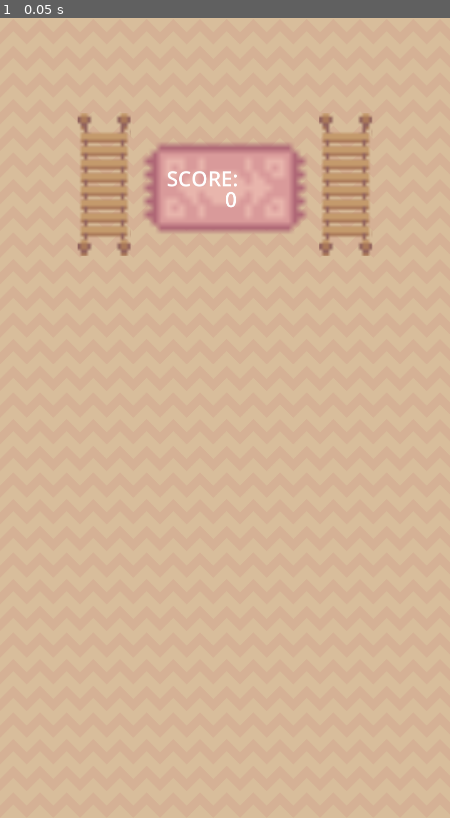
Above: before the commit, frame 1.
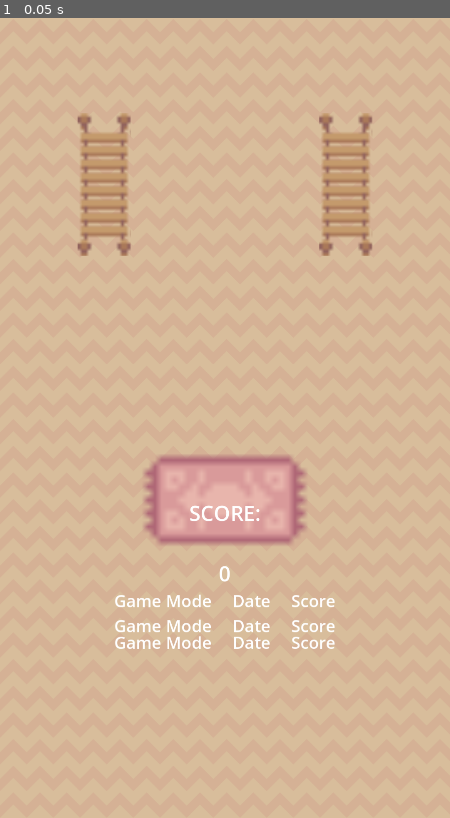
Above: after the commit, the same moment.

Repository: andrewcrisp/shelfsortinggame
Game: Godot game, scene res://scenes/score_report.tscn
Same seed, same stepped clock (60 frames per second), same inputs: the game is played once before the commit and once after it. This scene is started directly instead of the project's main scene.
Inputs:
- Up to frame 1 (0.05 s): no input

The runs differ from the first frame. In frame 1, 5.3% of the frame differs, in the area x 25-75%, y 15-79%.

Commit message:
Mock up a high score board

Diff:
--- /dev/null
+++ b/scenes/high_score_viewer.tscn
@@ -0,0 +1,28 @@
+[gd_scene load_steps=4 format=3 uid="uid://cen6idq2e3365"]
+
+[ext_resource type="Texture2D" uid="uid://dpxdast8erek2" path="res://assets/Brown.png" id="1_a7yt3"]
+[ext_resource type="Script" uid="uid://dy2weaxebyrav" path="res://scripts/high_score_viewer.gd" id="1_t7k5k"]
+[ext_resource type="PackedScene" uid="uid://dseliesn0o4sx" path="res://scenes/scores_list.tscn" id="3_67yak"]
+
+[node name="HighScoreViewer" type="Node2D"]
+script = ExtResource("1_t7k5k")
+
+[node name="Background" type="Sprite2D" parent="."]
+z_index = -1
+position = Vector2(540, 960)
+texture = ExtResource("1_a7yt3")
+region_enabled = true
+region_rect = Rect2(0, 0, 1080, 1920)
+
+[node name="Control" type="Control" parent="."]
+layout_mode = 3
+anchors_preset = 5
+anchor_left = 0.5
+anchor_right = 0.5
+offset_left = 540.0
+offset_top = 200.0
+offset_right = 540.0
+offset_bottom = 200.0
+grow_horizontal = 2
+
+[node name="ScoresList" parent="Control" instance=ExtResource("3_67yak")]
--- /dev/null
+++ b/scenes/score_entry.tscn
@@ -0,0 +1,42 @@
+[gd_scene load_steps=3 format=3 uid="uid://drnh7cm2u64u0"]
+
+[ext_resource type="Script" uid="uid://dwv5xu4c8l5mq" path="res://scripts/score_entry.gd" id="1_n3xs8"]
+
+[sub_resource type="LabelSettings" id="LabelSettings_n3xs8"]
+font_size = 40
+
+[node name="ScoreEntry" type="Control"]
+layout_mode = 3
+anchors_preset = 5
+anchor_left = 0.5
+anchor_right = 0.5
+offset_left = -540.0
+offset_right = -540.0
+grow_horizontal = 2
+script = ExtResource("1_n3xs8")
+
+[node name="HBoxContainer" type="HBoxContainer" parent="."]
+layout_mode = 1
+anchors_preset = 5
+anchor_left = 0.5
+anchor_right = 0.5
+offset_left = -203.0
+offset_right = 203.0
+offset_bottom = 40.0
+grow_horizontal = 2
+theme_override_constants/separation = 50
+
+[node name="GameModeLabel" type="Label" parent="HBoxContainer"]
+layout_mode = 2
+text = "Game Mode"
+label_settings = SubResource("LabelSettings_n3xs8")
+
+[node name="DateLabel" type="Label" parent="HBoxContainer"]
+layout_mode = 2
+text = "Date"
+label_settings = SubResource("LabelSettings_n3xs8")
+
+[node name="Score" type="Label" parent="HBoxContainer"]
+layout_mode = 2
+text = "Score"
+label_settings = SubResource("LabelSettings_n3xs8")
--- a/scenes/score_report.tscn
+++ b/scenes/score_report.tscn
@@ -1,8 +1,9 @@
-[gd_scene load_steps=6 format=3 uid="uid://dp1tbssycxeny"]
+[gd_scene load_steps=7 format=3 uid="uid://dp1tbssycxeny"]
 
 [ext_resource type="Script" uid="uid://ddha4xyfeh1en" path="res://scripts/score_report.gd" id="1_s1n5t"]
 [ext_resource type="Texture2D" uid="uid://y5u1irkvqtu5" path="res://assets/Wood_Bridge.png" id="2_4synj"]
 [ext_resource type="Texture2D" uid="uid://ddfe256c7mtw5" path="res://assets/Basic_Furniture.png" id="3_uin86"]
+[ext_resource type="PackedScene" uid="uid://dseliesn0o4sx" path="res://scenes/scores_list.tscn" id="4_c4blo"]
 [ext_resource type="Texture2D" uid="uid://dpxdast8erek2" path="res://assets/Brown.png" id="4_puo0v"]
 
 [sub_resource type="LabelSettings" id="LabelSettings_uin86"]
@@ -10,33 +11,6 @@
 
 [node name="ScoreReport" type="Node2D"]
 script = ExtResource("1_s1n5t")
-
-[node name="Control" type="Control" parent="."]
-layout_mode = 3
-anchors_preset = 0
-offset_right = 1080.0
-offset_bottom = 1920.0
-
-[node name="Label" type="Label" parent="Control"]
-z_index = 1
-layout_mode = 0
-offset_left = 400.0
-offset_top = 350.0
-offset_right = 456.0
-offset_bottom = 399.0
-text = "SCORE:
-"
-label_settings = SubResource("LabelSettings_uin86")
-
-[node name="ScoreLabel" type="Label" parent="Control"]
-z_index = 1
-layout_mode = 0
-offset_left = 540.0
-offset_top = 400.0
-offset_right = 596.0
-offset_bottom = 469.0
-text = "0	"
-label_settings = SubResource("LabelSettings_uin86")
 
 [node name="WoodBridge" type="Sprite2D" parent="."]
 position = Vector2(250, 400)
@@ -52,13 +26,6 @@
 region_enabled = true
 region_rect = Rect2(0, 2, 16, 43)
 
-[node name="BasicFurniture" type="Sprite2D" parent="."]
-position = Vector2(540, 400)
-scale = Vector2(16, 16)
-texture = ExtResource("3_uin86")
-region_enabled = true
-region_rect = Rect2(80, 80, 32, 16)
-
 [node name="Background" type="Sprite2D" parent="."]
 z_index = -1
 texture_repeat = 2
@@ -66,3 +33,44 @@
 offset = Vector2(540, 960)
 region_enabled = true
 region_rect = Rect2(0, 0, 1080, 1920)
+
+[node name="Control" type="VBoxContainer" parent="."]
+offset_top = 300.0
+offset_right = 1080.0
+offset_bottom = 800.0
+size_flags_horizontal = 4
+size_flags_vertical = 4
+alignment = 1
+
+[node name="Control" type="Control" parent="Control"]
+layout_mode = 2
+size_flags_horizontal = 4
+size_flags_vertical = 4
+
+[node name="BasicFurniture" type="Sprite2D" parent="Control/Control"]
+scale = Vector2(16, 16)
+texture = ExtResource("3_uin86")
+region_enabled = true
+region_rect = Rect2(80, 80, 32, 16)
+
+[node name="Label" type="Label" parent="Control"]
+z_index = 1
+layout_mode = 2
+text = "SCORE:
+"
+label_settings = SubResource("LabelSettings_uin86")
+horizontal_alignment = 1
+
+[node name="ScoreLabel" type="Label" parent="Control"]
+z_index = 1
+layout_mode = 2
+size_flags_horizontal = 4
+text = "0	"
+label_settings = SubResource("LabelSettings_uin86")
+horizontal_alignment = 1
+
+[node name="ScoresList" parent="Control" instance=ExtResource("4_c4blo")]
+z_index = 1
+layout_mode = 2
+size_flags_horizontal = 4
+size_flags_vertical = 4
--- /dev/null
+++ b/scenes/scores_list.tscn
@@ -0,0 +1,31 @@
+[gd_scene load_steps=2 format=3 uid="uid://dseliesn0o4sx"]
+
+[ext_resource type="PackedScene" uid="uid://drnh7cm2u64u0" path="res://scenes/score_entry.tscn" id="1_dwkto"]
+
+[node name="ScoresList" type="Control"]
+layout_mode = 3
+anchors_preset = 0
+
+[node name="ScoreHeaders" parent="." instance=ExtResource("1_dwkto")]
+layout_mode = 2
+anchors_preset = 0
+anchor_left = 0.0
+anchor_right = 0.0
+offset_left = 0.0
+offset_right = 0.0
+
+[node name="Scores" type="VBoxContainer" parent="."]
+layout_mode = 1
+anchors_preset = 5
+anchor_left = 0.5
+anchor_right = 0.5
+offset_top = 60.0
+offset_bottom = 120.0
+grow_horizontal = 2
+theme_override_constants/separation = 40
+
+[node name="ScoreEntry2" parent="Scores" instance=ExtResource("1_dwkto")]
+layout_mode = 2
+
+[node name="ScoreEntry" parent="Scores" instance=ExtResource("1_dwkto")]
+layout_mode = 2
--- /dev/null
+++ b/scripts/high_score_viewer.gd
@@ -0,0 +1 @@
+extends Node2D
--- /dev/null
+++ b/scripts/score_entry.gd
@@ -0,0 +1,11 @@
+class_name ScoreEntry extends Control
+
+var gameMode:String = "Game Mode"
+var dateScored:String = "Date"
+var score:String = "Score"
+
+func _ready() -> void:
+	$HBoxContainer/GameModeLabel.text = gameMode
+
+	$HBoxContainer/DateLabel.text = dateScored
+	$HBoxContainer/Score.text = score
Not shown, added: scripts/high_score_viewer.gd.uid
Not shown, added: scripts/score_entry.gd.uid
